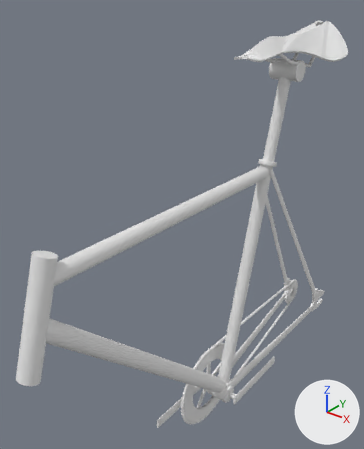
The OBJ model models/parts/frame_03_barcelona.obj: old version first, new version second.
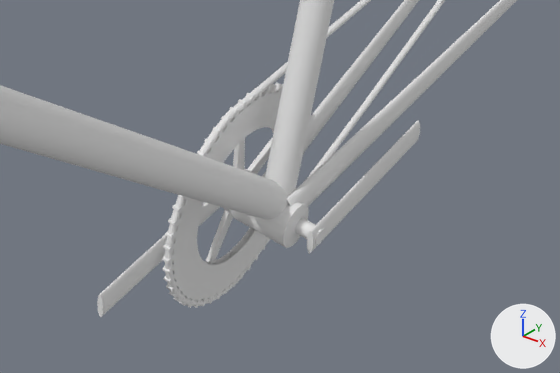
Each version appears first whole from a camera (50 mm lens) standing at (0.98, -1.31, 1.62) and looking at (-0.16, 0.12, 0.73), and next in a close-up on the part from 33% to 90% of the width and 69% to 100% of the height. Arrows for +X, +Y and +Z are at lower right; the lights stay in place. Where no turn or scale is listed for an object, it has been applied to the vertices. Vertices at the same position are counted once.

Names of what the first close-up shows: 'BARCELONA'.
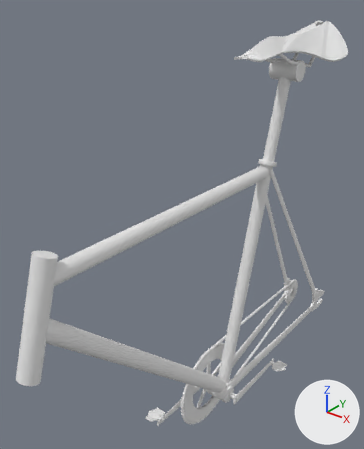
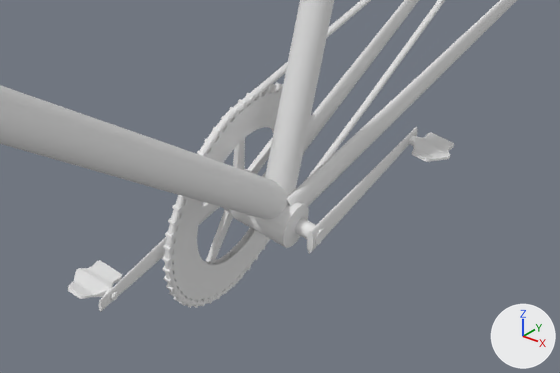
Changed parts and their boxes (x1, y1, x2, y2) in the close-ups (560 x 373 px):
'BARCELONA', reshaped: before (0, 0, 517, 317); after (0, 0, 517, 312)
part 1 of me_barcelona, added: after (111, 291, 118, 301)
part 2 of me_barcelona, added: after (68, 260, 122, 299)
part 3 of me_barcelona, built on: before (97, 0, 445, 317); after (99, 0, 454, 312)

The change, as a diff of the scene's bpy script:
```diff
--- a/models/parts/frame_03_barcelona.obj.py
+++ b/models/parts/frame_03_barcelona.obj.py
@@ me_barcelona @@
 # used by ob_barcelona; location = (0.0, 0.0, 0.0)
-me_barcelona.from_pydata(...)  # 8347 vertices, 6503 faces; spans x -0.17..0.18, y -0.78..1.1, z -0.3..1.46
+me_barcelona.from_pydata(...)  # 11215 vertices, 9055 faces; spans x -0.17..0.18, y -0.78..1.1, z -0.3..1.46
+# me_barcelona part 1: a new loose piece of 1111 vertices spanning x -0.1..-0.08, y -0.11..-0.1, z -0.11..-0.09, in mat_material (white #e7e7e7)
+# me_barcelona part 2: a new loose piece of 323 vertices spanning x -0.17..-0.09, y -0.15..-0.06, z -0.11..-0.08, in mat_material (white #e7e7e7)
+# me_barcelona part 3: 281 vertices moved within x -0.09..0.1, y -0.14..1.09, z -0.3..0.1; 49 vertices removed from x -0.1..0.1, y -0.14..0.55, z -0.13..-0.08; 1483 vertices added at x -0.09..0.17, y -0.14..0.56, z -0.12..-0.09
 me_barcelona.materials.append(mat_material)
```
